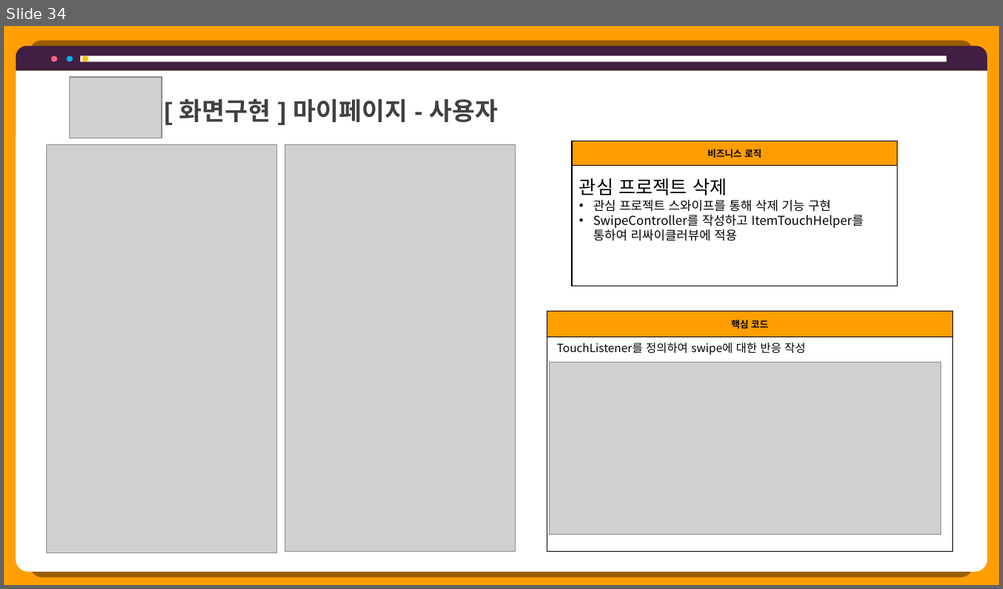
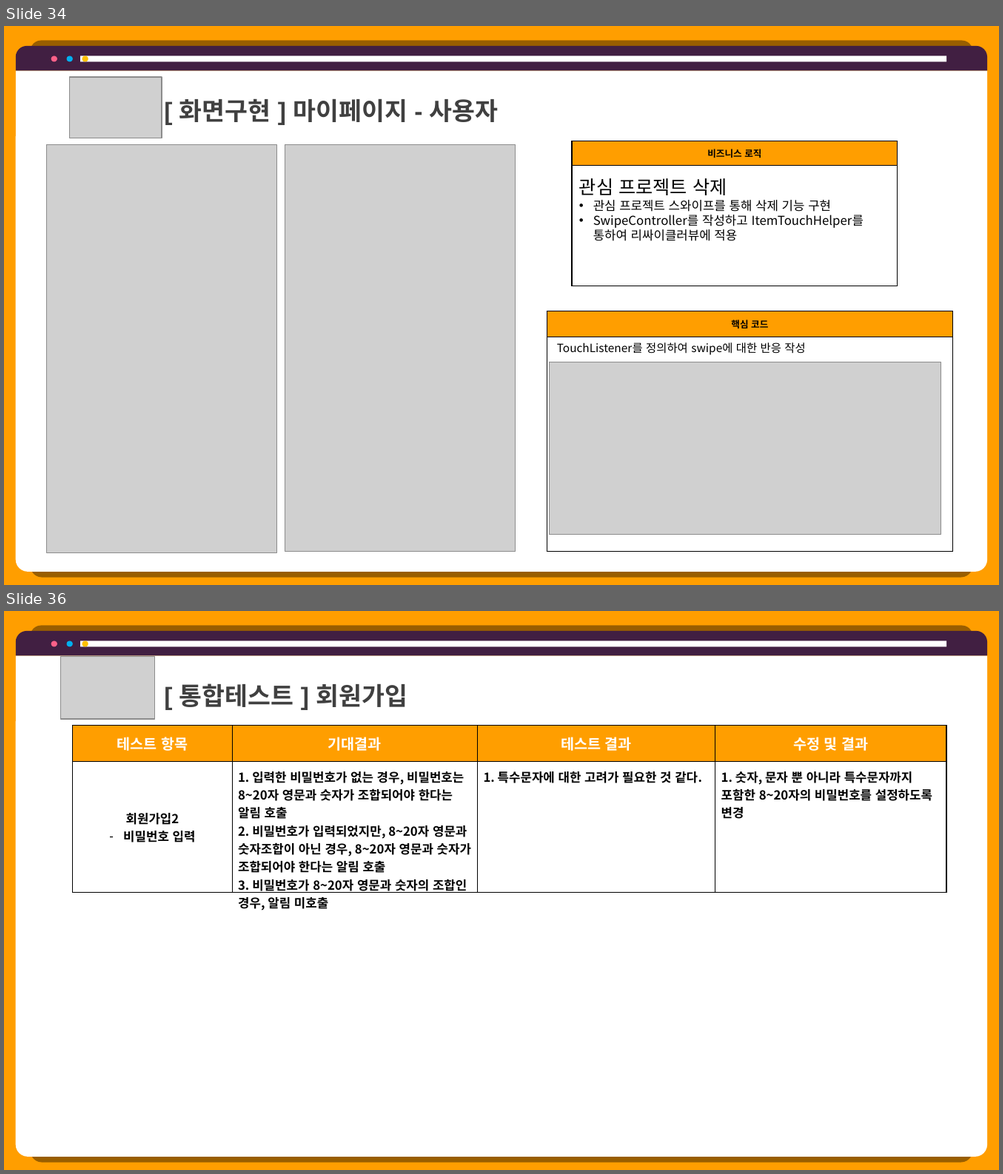
Before and after one commit to hhsw07/ezen-academy-projects, a slide deck: 0 발표용 파워포인트/project06 - 파워포인트 종합 - 형준.pptx. Shown one above the other, each under a label of ours: slide 34 before the commit, slides 34 and 36 after it; the slides between them are not shown. The pictures are 1003x589 and 1003x1174 pixels, drawn with LibreOffice and Linux fonts; fonts in the diff are those of the drawing; grey boxes stand for pictures. Boxes give left, top, right and bottom in pixels: in the first picture for what was removed or moved away, otherwise in the second. Text is boxed around its words. In the diff, an @@ line names an element or a change of style, - is before the commit and + after.

```diff
--- a/0 발표용 파워포인트/project06 - 파워포인트 종합 - 형준.pptx
+++ b/0 발표용 파워포인트/project06 - 파워포인트 종합 - 형준.pptx
@@ slide 36 added at (4,611,999,1170), background #FF9E00 @@
@@ round same rect added at (16,631,987,655), fill #411F42 @@
@@ ellipse added at (51,641,57,647), fill #FF6189 @@
@@ ellipse added at (67,641,73,647), fill #00B0F0 @@
@@ rectangle added at (80,641,946,647), fill #FFFFFF @@
@@ ellipse added at (82,641,88,647), fill #FFC000 @@
@@ round same rect added at (16,655,987,1157), fill #FFFFFF @@
@@ picture added at (61,657,155,719) @@
@@ text added at (179,684,407,707), 24 pt, text #404040, bold @@
+[ 통합테스트 ] 회원가입
@@ table added at (73,725,947,914), 2 rows, 4 columns @@
+테스트 항목 | 기대결과 | 테스트 결과 | 수정 및 결과
+회원가입2 / 비밀번호 입력 | 1. 입력한 비밀번호가 없는 경우, 비밀번호는 8~20자 영문과 숫자가 조합되어야 한다는 알림 호출 / 2. 비밀번호가 입력되었지만, 8~20자 영문과 숫자조합이 아닌 경우, 8~20자 영문과 숫자가 조합되어야 한다는 알림 호출 / 3. 비밀번호가 8~20자 영문과 숫자의 조합인 경우, 알림 미호출 | 1. 특수문자에 대한 고려가 필요한 것 같다. | 1. 숫자, 문자 뿐 아니라 특수문자까지 포함한 8~20자의 비밀번호를 설정하도록 변경
```
Also in this commit, not shown: 2 other slides added.
